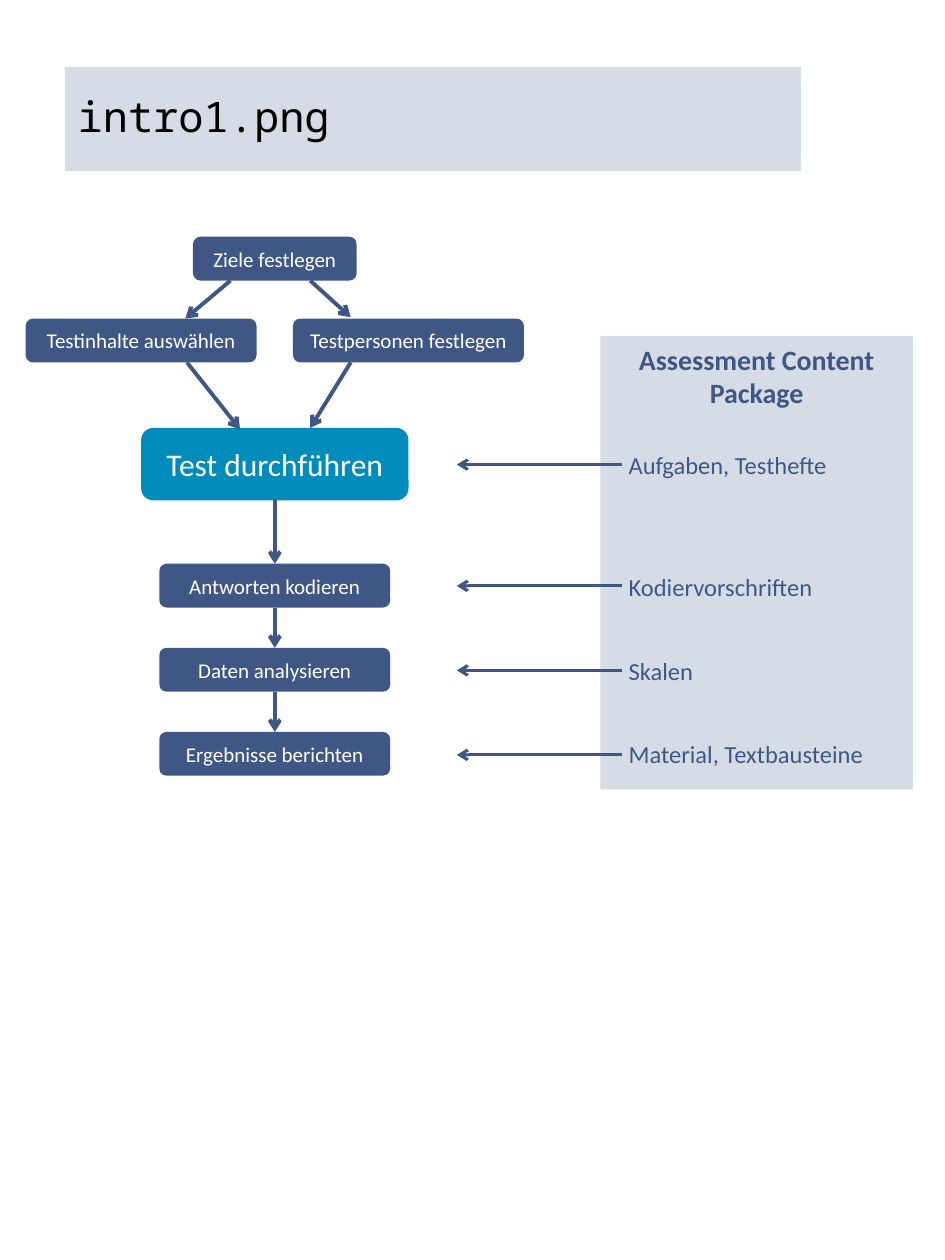
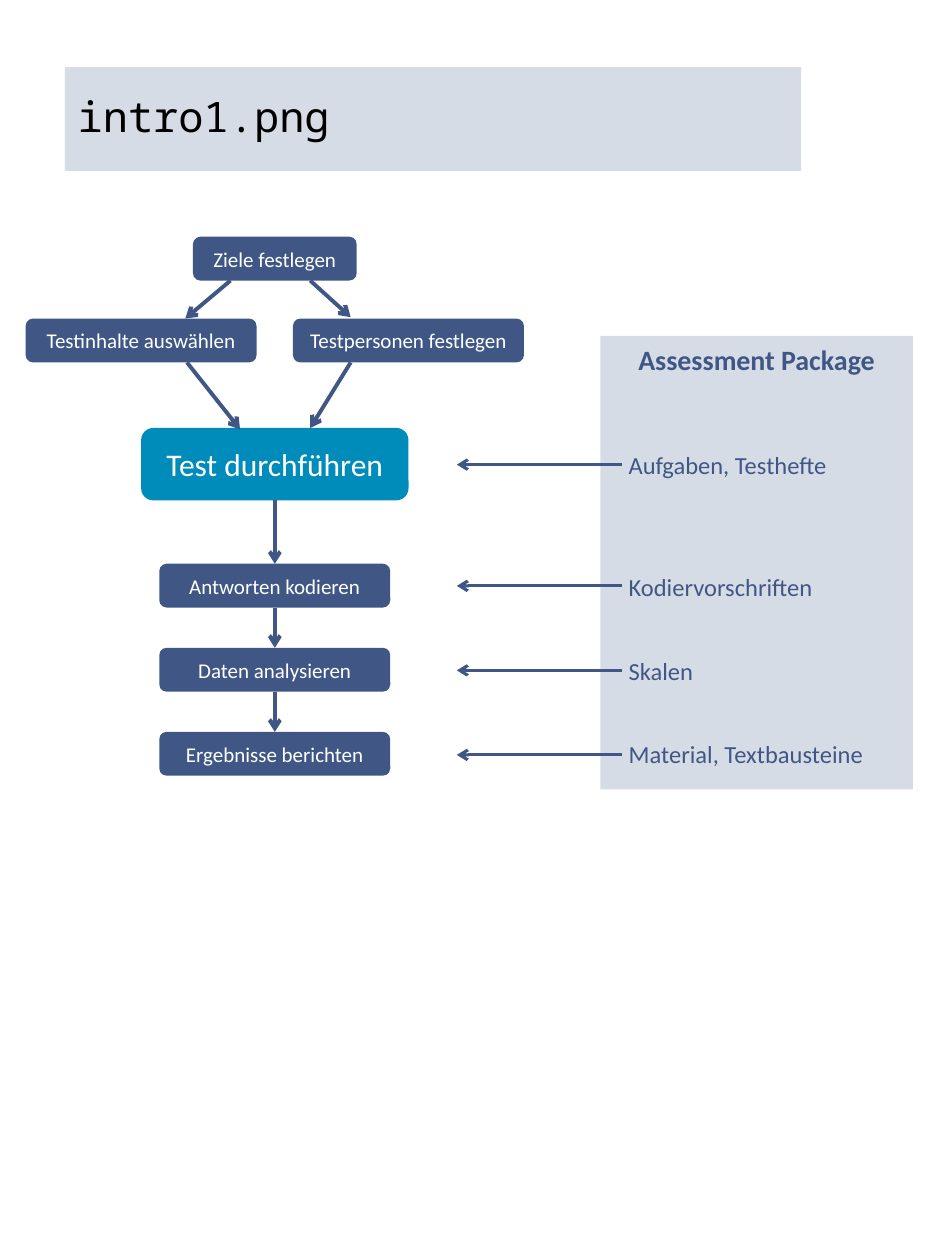
Before and after one commit to iqb-berlin/rising-stars, a slide deck: slide 2 of assets/figures.pptx. Drawn at 945x1260 pixels with LibreOffice and Linux fonts; fonts in the diff are those of the drawing. Boxes give left, top, right and bottom in pixels: in the first picture for what was removed or moved away, otherwise in the second. Text is boxed around its words. In the diff, an @@ line names an element or a change of style, - is before the commit and + after.

Commit message:
Rename to ContentHub and AP

```diff
--- a/assets/figures.pptx
+++ b/assets/figures.pptx
@@ text in rectangle at bbox=[638, 350, 875, 375]: text changed @@
-Assessment Content Package
+Assessment Package
```
Also in this commit, not shown: 4 other slides changed, 17 other files.
